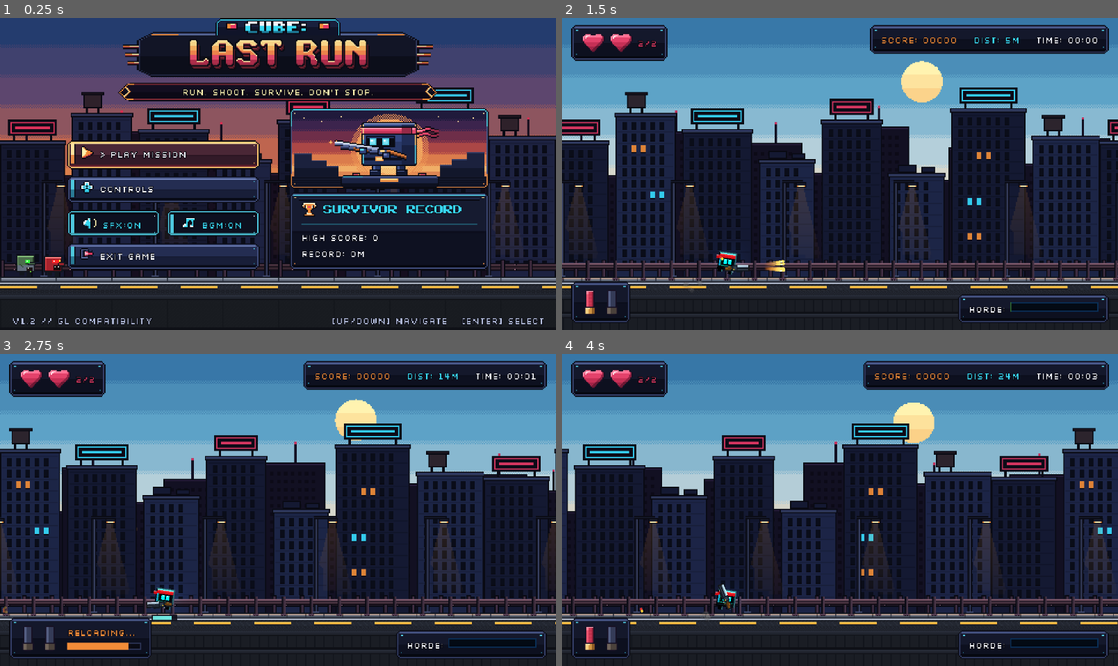
Above: before the commit, frames 1-4 (two rows, left to right).
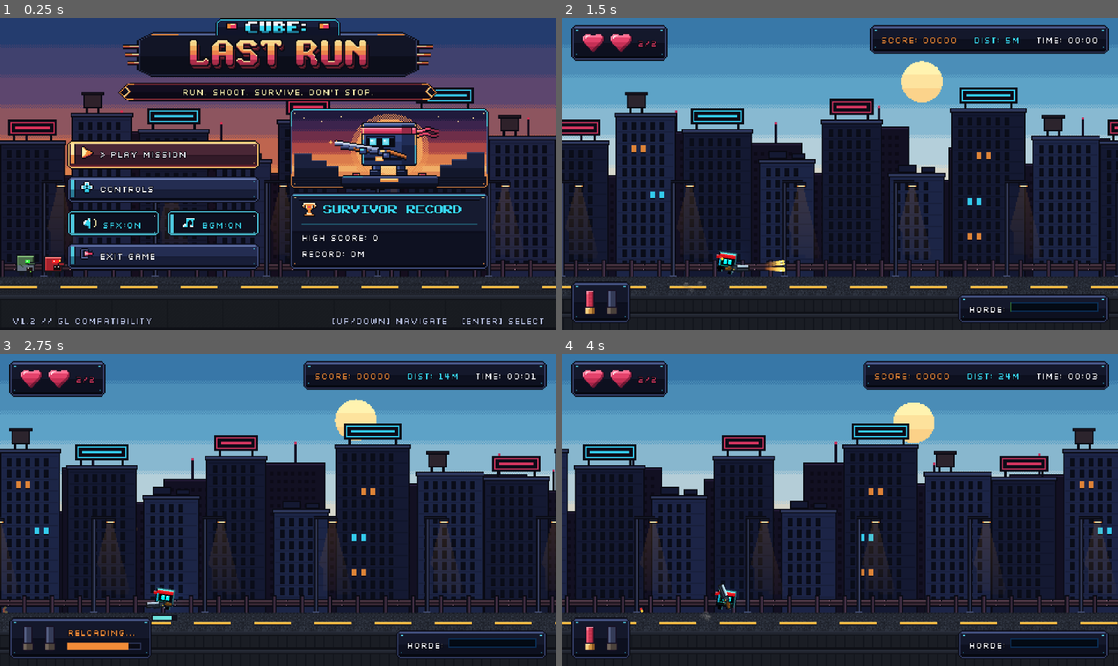
Above: after the commit, the same moments.

Repository: DenzTheKid/cube-lastrun-final-submission
Game: Godot game, scene res://scenes/main/main_menu.tscn
The game is run twice, just before and just after one commit, with the same random seed, the same clock (stepped at 60 frames per second) and the same inputs.
Inputs (mouse positions are in pixels of both pictures, inside the frame that each line leads up to):
- Up to frame 1 (0.25 s): no input
- Up to frame 2 (1.5 s): click "> PLAY MISSION" at 0.5 s; move the mouse to (962, 158) at 1.27 s; hold Right (ui_right) from 1.28 s (still down); hold S (fast_fall) from 1.28 s (still down); click (962, 158) at 1.42 s
- Up to frame 3 (2.75 s): tap Space (jump) at 1.52 s; release Right (ui_right) at 2 s; release S (fast_fall) at 2 s; drag from (166, 525) to (166, 603) at 2.02 s
- Up to frame 4 (4 s): move the mouse to (895, 441) at 2.77 s; hold Right (ui_right) 2.78-3.5 s; hold X 2.78-3.5 s; drag from (812, 572) to (673, 463) at 3.52 s

The runs differ from the first frame. In frame 1, 1.6% of the frame differs, in the area x 0-100%, y 83-86%; in frame 2, 3.4%, in the area x 0-100%, y 77-88%; in frame 3, 3.2%; in frame 4, 3.3%.

Commit message:
feat(environment): remove front fence and extend asphalt to back guardrail

Diff:
--- a/scripts/generation/level_generator.gd
+++ b/scripts/generation/level_generator.gd
@@ -417,14 +417,13 @@
 				var gap_x: float = s_curr.x + s_curr.y
 				var gap_w: float = s_next.x - gap_x
 				if gap_w > 0.0:
-					# Deep chasm abyss covering background elements
-					draw_rect(Rect2(gap_x, ground_y - 14.0, gap_w, 60.0), Color(0.05, 0.06, 0.10, 0.96), true)
-					draw_rect(Rect2(gap_x, ground_y + 16.0, gap_w, 30.0), Color(0.02, 0.02, 0.05, 1.0), true)
+					# Deep chasm abyss under the road floor
+					draw_rect(Rect2(gap_x, ground_y, gap_w, 46.0), Color(0.04, 0.05, 0.08, 1.0), true)
 					# Left fractured bridge abutment wall
-					draw_rect(Rect2(gap_x, ground_y, 4.0, 46.0), Color(0.16, 0.18, 0.24, 1.0), true)
+					draw_rect(Rect2(gap_x, ground_y, 3.0, 46.0), Color(0.16, 0.18, 0.24, 1.0), true)
 					draw_rect(Rect2(gap_x, ground_y, 1.0, 46.0), Color(0.08, 0.10, 0.14, 1.0), true)
 					# Right fractured bridge abutment wall
-					draw_rect(Rect2(s_next.x - 4.0, ground_y, 4.0, 46.0), Color(0.16, 0.18, 0.24, 1.0), true)
+					draw_rect(Rect2(s_next.x - 3.0, ground_y, 3.0, 46.0), Color(0.16, 0.18, 0.24, 1.0), true)
 					draw_rect(Rect2(s_next.x - 1.0, ground_y, 1.0, 46.0), Color(0.08, 0.10, 0.14, 1.0), true)
 
 		for seg in ground_segments:
@@ -432,7 +431,7 @@
 			var w: float = seg.y
 			var tile_count: int = int(ceil(w / 16.0))
 
-			# 1. Base Road Surface & Unbroken Concrete Curb (16x16 tiles)
+			# 1. Base Road Surface: Pure dark aggregate asphalt (16x16 tiles)
 			for i in range(tile_count):
 				var tx: float = sx + i * 16.0
 				draw_texture_rect_region(tiles_texture, Rect2(tx, ground_y, 16, 16), Rect2(0, 0, 16, 16))
@@ -440,21 +439,7 @@
 				draw_texture_rect_region(tiles_texture, Rect2(tx, ground_y + 16, 16, 16), Rect2(32, 0, 16, 16))
 				draw_texture_rect_region(tiles_texture, Rect2(tx, ground_y + 32, 16, 16), Rect2(32, 0, 16, 16))
 
-			# 2. Continuous Precast Concrete Curb Detail (Trotoar)
-			# Sunset specular rim on the top of the curb
-			draw_rect(Rect2(sx, ground_y + 1.0, w, 1.0), Color(0.95, 0.60, 0.35, 0.32), true)
-			# Precast expansion joint grooves every 48px
-			var seg_x0: int = int(sx)
-			var seg_x1: int = int(sx + w)
-			var first_joint: int = seg_x0 - (seg_x0 % 48)
-			for jx in range(first_joint, seg_x1, 48):
-				if jx >= seg_x0 and jx < seg_x1:
-					draw_rect(Rect2(float(jx), ground_y + 1.0, 1.0, 3.0), Color(0.20, 0.22, 0.28, 0.8), true)
-
-			# 3. Solid White Highway Shoulder Line (Bahu Jalan)
-			draw_rect(Rect2(sx, ground_y + 5.0, w, 1.0), Color(0.80, 0.84, 0.92, 0.88), true)
-
-			# 4. Straight, Consistent, Proportional Dashed Lane Markings (Traffic Yellow)
+			# 2. Straight, Consistent, Proportional Dashed Lane Markings (Traffic Yellow)
 			# Anchored to global world X coordinate for perfect continuity across all chunk borders
 			var global_base_x: float = global_position.x + sx
 			for x_off in range(0, int(w)):
@@ -466,43 +451,8 @@
 					draw_rect(Rect2(sx + float(x_off), ground_y + 9.0, 1.0, 1.0), Color("#f5ac38"), true)
 					draw_rect(Rect2(sx + float(x_off), ground_y + 10.0, 1.0, 1.0), Color(0.10, 0.11, 0.14, 0.75), true)
 
-			# 5. Pit Edge Structural Coping & Safety Terminals
+			# 3. Pit Edge Structural Coping
 			if sx > 4.0:
-				# Left edge of segment following a pit: reinforced concrete fracture wall
 				draw_rect(Rect2(sx, ground_y, 2.0, 48.0), Color(0.12, 0.14, 0.20, 0.95), true)
-				draw_rect(Rect2(sx, ground_y + 2.0, 2.0, 2.0), Color(0.70, 0.75, 0.85, 0.9), true)
 			if sx + w < 380.0:
-				# Right edge of segment preceding a pit: reinforced concrete fracture wall
 				draw_rect(Rect2(sx + w - 2.0, ground_y, 2.0, 48.0), Color(0.12, 0.14, 0.20, 0.95), true)
-				draw_rect(Rect2(sx + w - 2.0, ground_y + 2.0, 2.0, 2.0), Color(0.70, 0.75, 0.85, 0.9), true)
-
-			# 6. Ground-Anchored Highway Guardrail (Pagar & Tiang)
-			# Follows terrain elevation directly: beam at ground_y - 12.0
-			draw_rect(Rect2(sx, ground_y - 12.0, w, 1.0), Color("#8a6275"), true) # Top rim highlight
-			draw_rect(Rect2(sx, ground_y - 11.0, w, 1.0), Color("#583e4c"), true) # Upper ridge
-			draw_rect(Rect2(sx, ground_y - 10.0, w, 1.0), Color("#221824"), true) # Center groove
-			draw_rect(Rect2(sx, ground_y - 9.0, w, 1.0), Color("#583e4c"), true)  # Lower ridge
-			draw_rect(Rect2(sx, ground_y - 8.0, w, 1.0), Color("#160f18"), true)  # Bottom shadow
-
-			# Vertical steel posts every 24px - firmly anchored into curb baseplates (ZERO FLOATING)
-			for px in range(int(sx) + 12, int(sx + w) - 8, 24):
-				var fpx: float = float(px)
-				# Post shaft connecting beam down into curb
-				draw_rect(Rect2(fpx, ground_y - 14.0, 3.0, 16.0), Color("#2e2230"), true)
-				draw_rect(Rect2(fpx + 2.0, ground_y - 14.0, 1.0, 16.0), Color("#4a3648"), true)
-				draw_rect(Rect2(fpx, ground_y - 14.0, 1.0, 16.0), Color("#0a0b14"), true)
-				# Reinforced mounting baseplate bracket on curb
-				draw_rect(Rect2(fpx - 1.0, ground_y + 1.0, 5.0, 2.0), Color("#563e52"), true)
-				draw_rect(Rect2(fpx, ground_y + 2.0, 1.0, 1.0), Color("#0a0b14"), true)
-				draw_rect(Rect2(fpx + 2.0, ground_y + 2.0, 1.0, 1.0), Color("#0a0b14"), true)
-
-			# Safety terminal end-posts with hazard reflector stripes at pit boundaries
-			if sx > 4.0:
-				draw_rect(Rect2(sx, ground_y - 14.0, 4.0, 17.0), Color("#ebb92d"), true)
-				draw_rect(Rect2(sx, ground_y - 12.0, 4.0, 2.0), Color("#12161e"), true)
-				draw_rect(Rect2(sx, ground_y - 7.0, 4.0, 2.0), Color("#12161e"), true)
-			if sx + w < 380.0:
-				var end_x: float = sx + w - 4.0
-				draw_rect(Rect2(end_x, ground_y - 14.0, 4.0, 17.0), Color("#ebb92d"), true)
-				draw_rect(Rect2(end_x, ground_y - 12.0, 4.0, 2.0), Color("#12161e"), true)
-				draw_rect(Rect2(end_x, ground_y - 7.0, 4.0, 2.0), Color("#12161e"), true)
Binary file changed: assets/environment/urban_tiles.png
Binary file changed: assets/ui/lobby_road.png
Binary file changed: documentation/screenshots/01_main_menu.png
Binary file changed: documentation/screenshots/02_normal_gameplay.png
Binary file changed: documentation/screenshots/03_crosshair_aiming.png
Binary file changed: documentation/screenshots/04_shotgun_firing.png
Binary file changed: documentation/screenshots/05_downward_recoil_jump.png
Binary file changed: documentation/screenshots/06_bullet_hitting_obstacle.png
Binary file changed: documentation/screenshots/07_zombie_damage.png
Binary file changed: documentation/screenshots/08_zombie_death.png
Binary file changed: documentation/screenshots/09_pause_menu.png
Not shown, added: documentation/screenshots/v5_gameplay_road_after.png.import
(and 5 more such lines)
